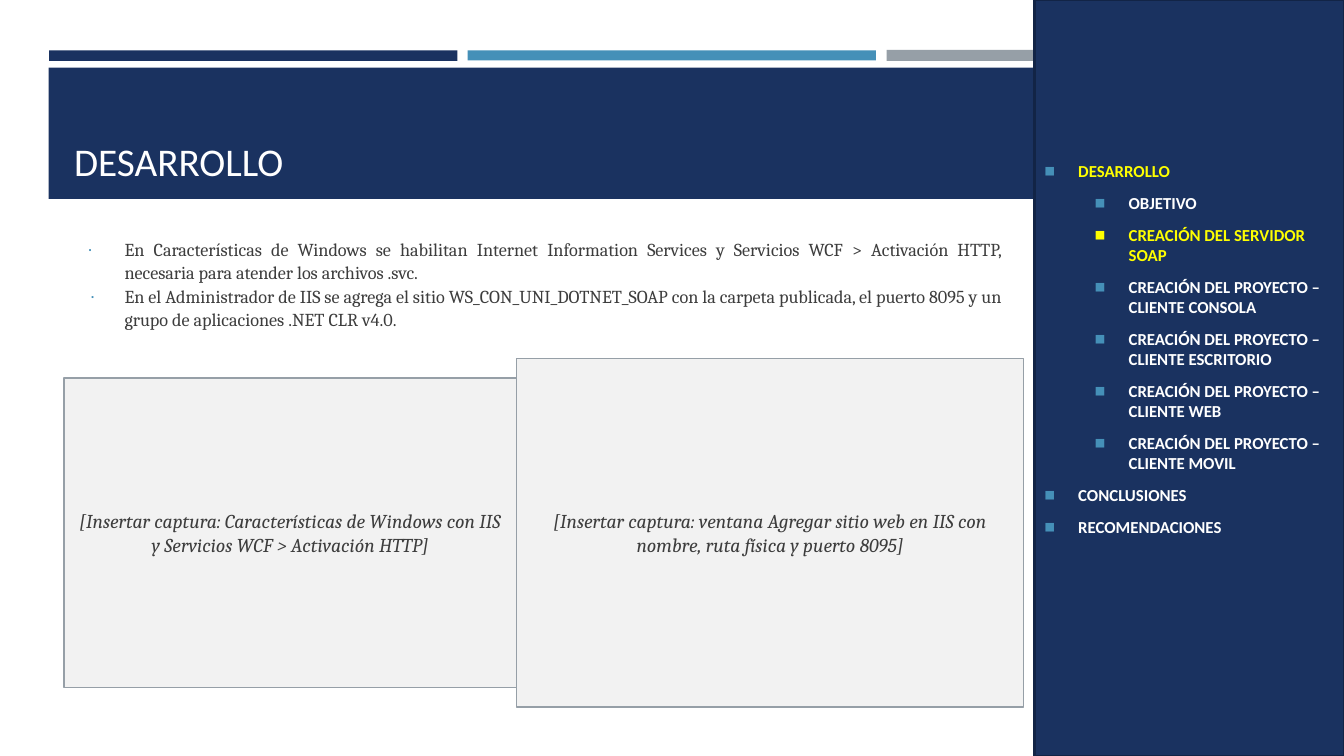
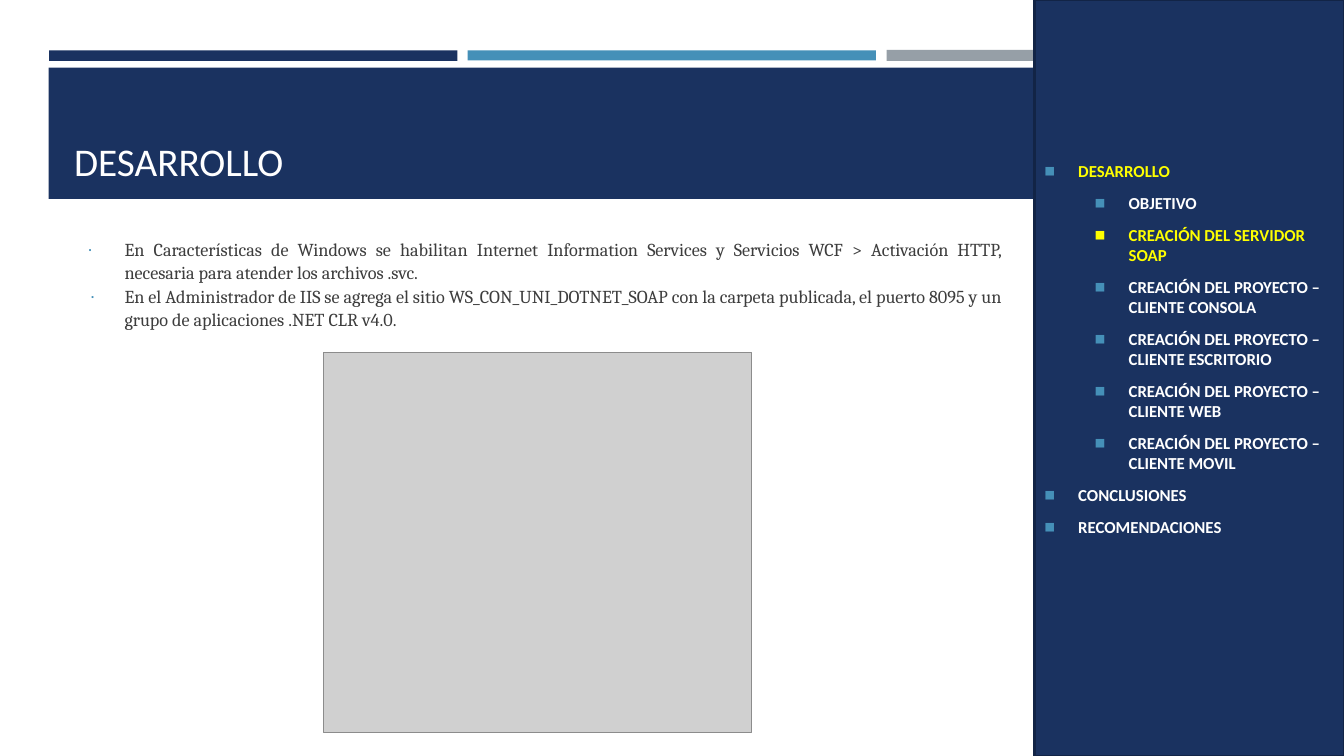
Before and after one commit to Teo344/Arquitectura_GRUPO03, a slide deck: slide 20 of TI.1.2. PAO202651_SOAP_DOTNET_SINBDD_NRC36884_GR03/05. DOCUMENTACION/PRESENTACION TI.1.2. SOAP sin BDD en DOTNET GR03.pptx. Drawn at 1344x756 pixels with LibreOffice and Linux fonts; fonts in the diff are those of the drawing; grey boxes stand for pictures. Boxes give left, top, right and bottom in pixels: in the first picture for what was removed or moved away, otherwise in the second. Text is boxed around its words. In the diff, an @@ line names an element or a change of style, - is before the commit and + after.

```diff
--- a/TI.1.2. PAO202651_SOAP_DOTNET_SINBDD_NRC36884_GR03/05. DOCUMENTACION/PRESENTACION TI.1.2. SOAP sin BDD en DOTNET GR03.pptx
+++ b/TI.1.2. PAO202651_SOAP_DOTNET_SINBDD_NRC36884_GR03/05. DOCUMENTACION/PRESENTACION TI.1.2. SOAP sin BDD en DOTNET GR03.pptx
@@ picture added at box(324, 353, 752, 733) @@
@@ rectangle removed at box(517, 359, 1024, 708) @@
-[Insertar captura: ventana Agregar sitio web en IIS con nombre, ruta física y puerto 8095]
@@ rectangle removed at box(65, 378, 517, 688) @@
-[Insertar captura: Características de Windows con IIS y Servicios WCF > Activación HTTP]
```
Also in this commit, not shown: 29 other slides changed, 2 slides removed, 1 other file.
